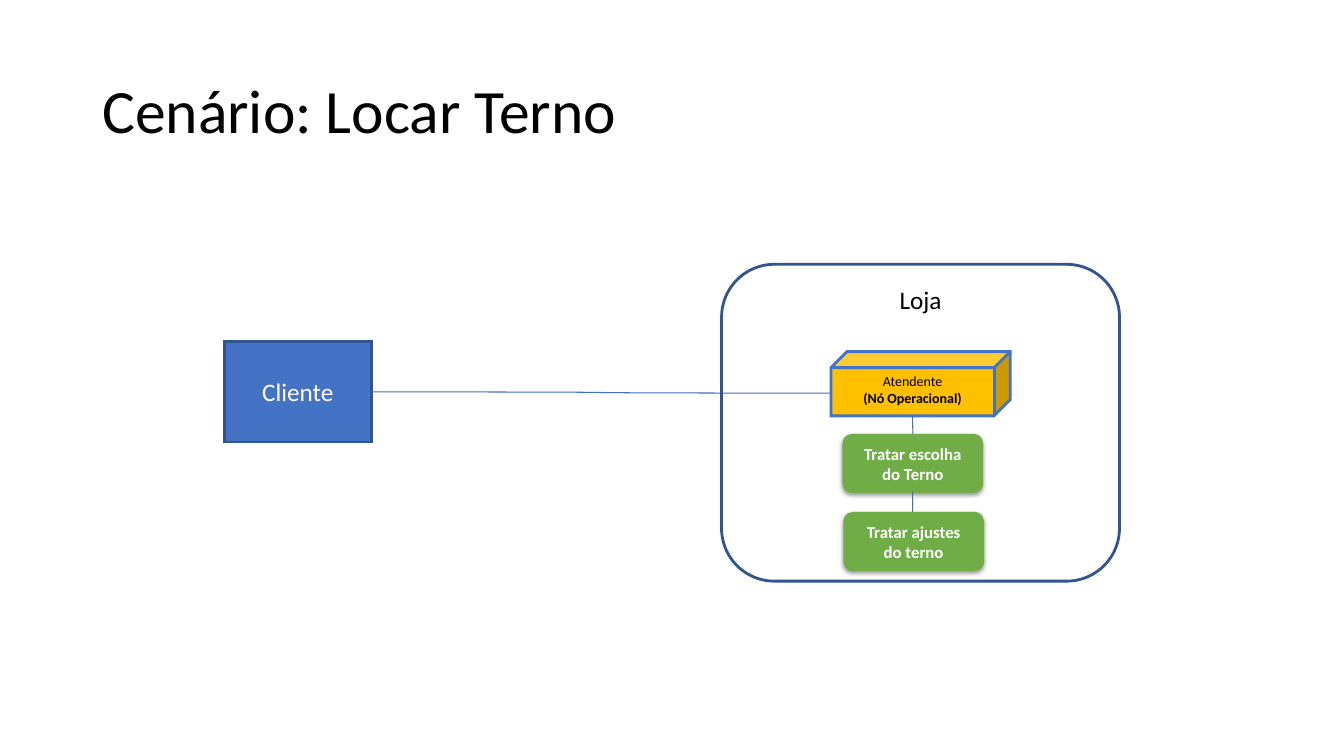
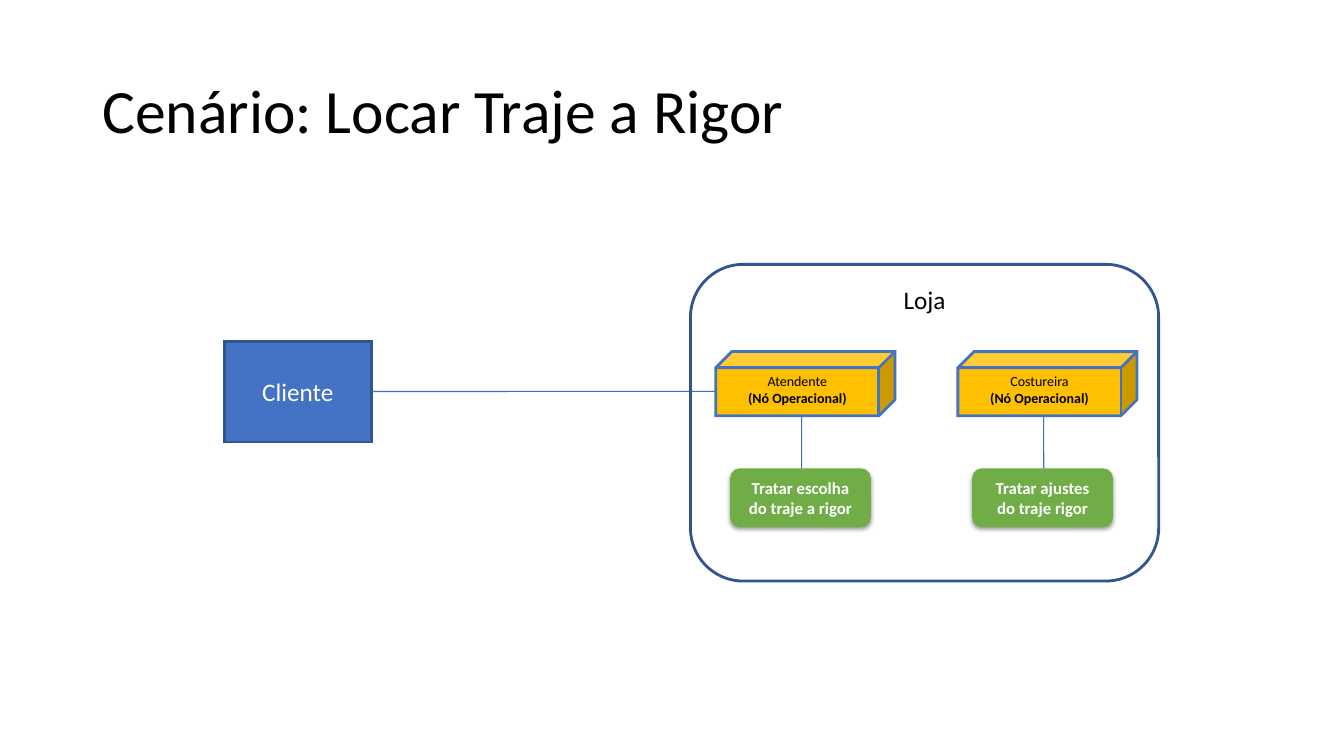
Before and after one commit to grupopenelopechavosa/OPE---Faculdade-Impacta, a slide deck: slide 3 of 15 - Arquitetura de Negócio para cada Cenário.pptx. Drawn at 1344x756 pixels with LibreOffice and Linux fonts; fonts in the diff are those of the drawing. Boxes give left, top, right and bottom in pixels: in the first picture for what was removed or moved away, otherwise in the second. Text is boxed around its words. In the diff, an @@ line names an element or a change of style, - is before the commit and + after.

```diff
--- a/15 - Arquitetura de Negócio para cada Cenário.pptx
+++ b/15 - Arquitetura de Negócio para cada Cenário.pptx
@@ text at (x1=102, y1=90, x2=783, y2=144): text changed @@
-Cenário: Locar Terno
+Cenário: Locar Traje a Rigor
@@ rounded rectangle "Loja" resized from (x1=722, y1=264, x2=1120, y2=581) to (x1=691, y1=264, x2=1158, y2=581) @@
@@ cube "Atendente" moved from (x1=831, y1=352, x2=1010, y2=416) to (x1=716, y1=352, x2=895, y2=416) @@
@@ cube added at (x1=958, y1=352, x2=1137, y2=416), fill #FFC000, outline #4472C4 2 pt, 10 pt, text #000000, bold @@
+Costureira
+(Nó Operacional)
@@ curved line moved from (372, 392) - (831, 393) to (372, 391) - (716, 391) @@
@@ line moved from (912, 416) - (913, 434) to (802, 469) - (802, 416) @@
@@ line moved from (912, 492) - (912, 512) to (1044, 416) - (1044, 469) @@
@@ rounded rectangle "Tratar escolha do traje a ..." moved from (x1=843, y1=434, x2=984, y2=493) to (x1=730, y1=469, x2=871, y2=528) @@
@@ rounded rectangle "Tratar ajustes do traje rigor" moved from (x1=844, y1=512, x2=985, y2=572) to (x1=973, y1=469, x2=1114, y2=528) @@
@@ text in rounded rectangle at (x1=749, y1=482, x2=852, y2=517): text changed @@
-Tratar escolha do Terno
+Tratar escolha do traje a rigor
@@ text in rounded rectangle at (x1=996, y1=482, x2=1089, y2=517): text changed @@
-Tratar ajustes do terno
+Tratar ajustes do traje rigor
```
Also in this commit, not shown: 4 other slides changed, 1 slide added, 7 other files.
